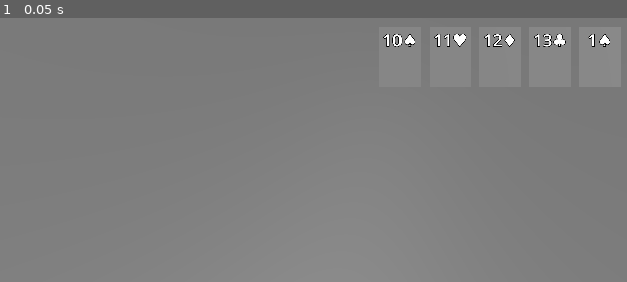
Above: before the commit, frame 1.
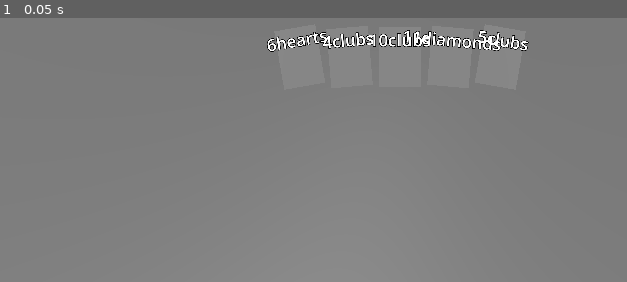
Above: after the commit, the same moment.

Repository: eerieA/game-qs-grill
Game: Godot game, scene res://scenes/main.tscn
Two runs of this game, one before a commit and one after it. Both use one fixed random seed, a clock stepped at 60 frames per second and the inputs below.
Inputs:
- Up to frame 1 (0.05 s): no input

The runs differ from the first frame. In frame 1, 1.7% of the frame differs, in the area x 42-98%, y 4-13%.

Commit message:
position and rotation of cards in a hand

Diff:
--- a/scenes/main.tscn
+++ b/scenes/main.tscn
@@ -20,5 +20,7 @@
 size = 10.8
 far = 30.0
 
+[node name="HandAnchor" type="MeshInstance3D" parent="."]
+
 [node name="refPlane" type="MeshInstance3D" parent="."]
 mesh = SubResource("PlaneMesh_0wfyh")
--- a/scripts/main.gd
+++ b/scripts/main.gd
@@ -2,6 +2,7 @@
 
 @onready var deck = Deck.new()
 @onready var evaluator = HandEvaluator.new()
+@onready var hand_anchor = $HandAnchor
 
 @export var card3d_scene: PackedScene
 
@@ -19,13 +20,23 @@
 	print("--- Result ---")
 	print(result)
 
-	var suits = ["♠", "♥", "♦", "♣"]
-	var ranks = [10, 11, 12, 13, 1]
+	# Visualize the random hand
+	_display_hand(hand)
 
-	for i in range(5):
-		var card_data = CardData.new()
-		card_data.suit = suits[i % 4]
-		card_data.rank = ranks[i]
+func _display_hand(hand: Array):
+	var card_count = hand.size()
+	if card_count == 0:
+		return
+
+	var spacing = 1.2  # distance between cards in meters
+	var total_width = (card_count - 1) * spacing
+	var start_x = -total_width / 2.0
+
+	var fan_angle = deg_to_rad(20.0)  # total spread angle
+	var start_angle = -fan_angle / 2.0
+
+	for i in range(card_count):
+		var card_data = hand[i]
 
 		var card = card3d_scene.instantiate()
 		if card == null:
@@ -33,6 +44,11 @@
 			return
 
 		card.card_data = card_data
-		# Temporarily just place them with a hardcoded spacing
-		card.position = Vector3(i * 1.2, 0, 0)
-		add_child(card)
+
+		# Calculate each card's rotation using total spread angle and num of cards
+		var t = float(i) / (card_count - 1)
+		var angle = start_angle + t * fan_angle
+
+		card.position = Vector3(start_x + i * spacing, 0, 0)
+		card.rotation_degrees.y = rad_to_deg(-angle)
+		hand_anchor.add_child(card)
